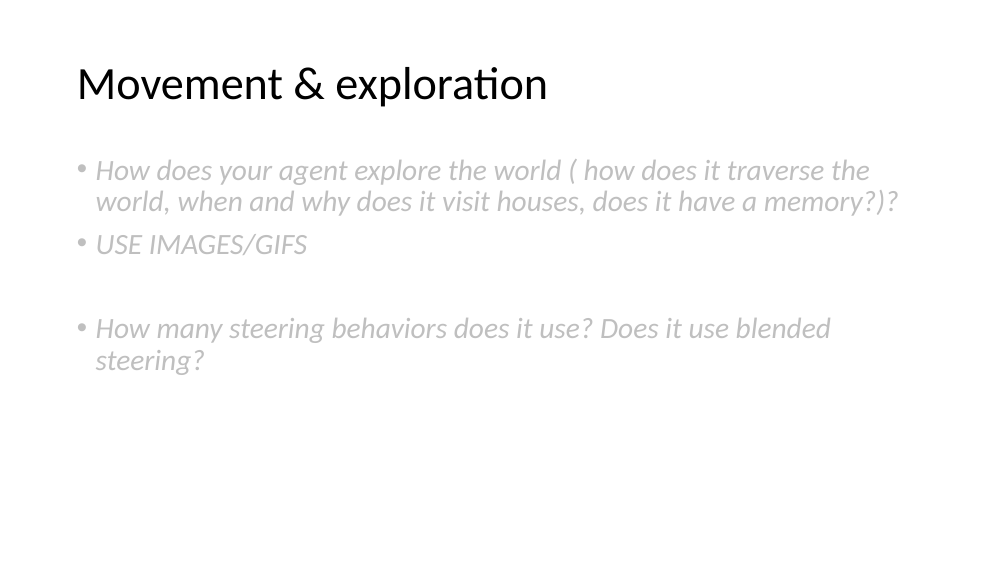
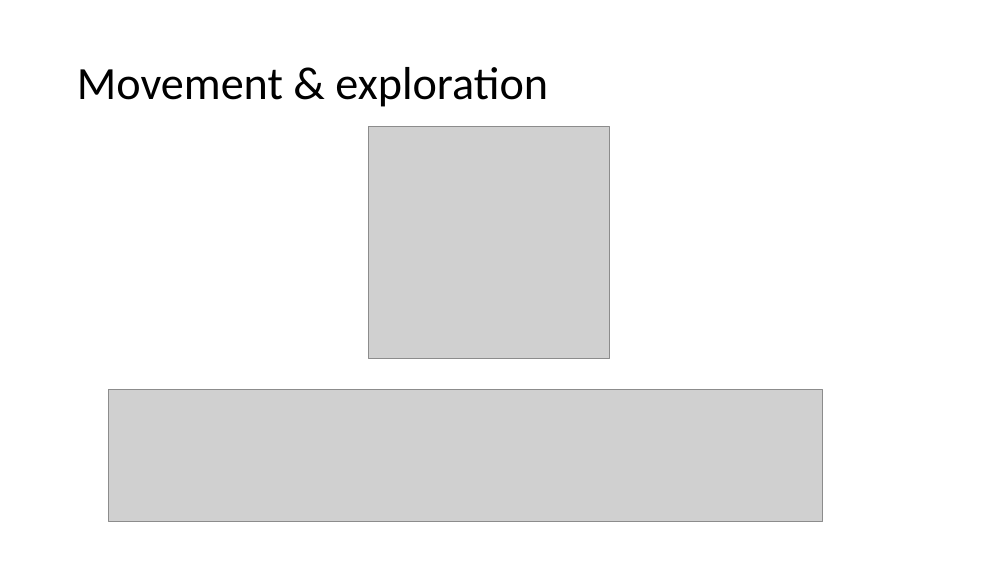
Before and after one commit to RikkiVanBogaert/ggp_research, a slide deck: slide 5 of GPP_Exam/GPP_ZombieAI_VanBogaertRikki_2DAE08.pptx. Drawn at 1008x567 pixels with LibreOffice and Linux fonts; fonts in the diff are those of the drawing; grey boxes stand for pictures. Boxes give left, top, right and bottom in pixels: in the first picture for what was removed or moved away, otherwise in the second. Text is boxed around its words. In the diff, an @@ line names an element or a change of style, - is before the commit and + after.

```diff
--- a/GPP_Exam/GPP_ZombieAI_VanBogaertRikki_2DAE08.pptx
+++ b/GPP_Exam/GPP_ZombieAI_VanBogaertRikki_2DAE08.pptx
@@ picture added at [368, 127, 609, 359] @@
@@ text removed at [96, 160, 899, 375] @@
-• How does your agent explore the world ( how does it traverse the world, when and why does it visit houses, does it have a memory?)?
-• USE IMAGES/GIFS
-• How many steering behaviors does it use? Does it use blended steering?
@@ picture added at [109, 389, 823, 522] @@
```
Also in this commit, not shown: 3 other slides changed, 1 slide added, 1 slide removed, 16 other files.
